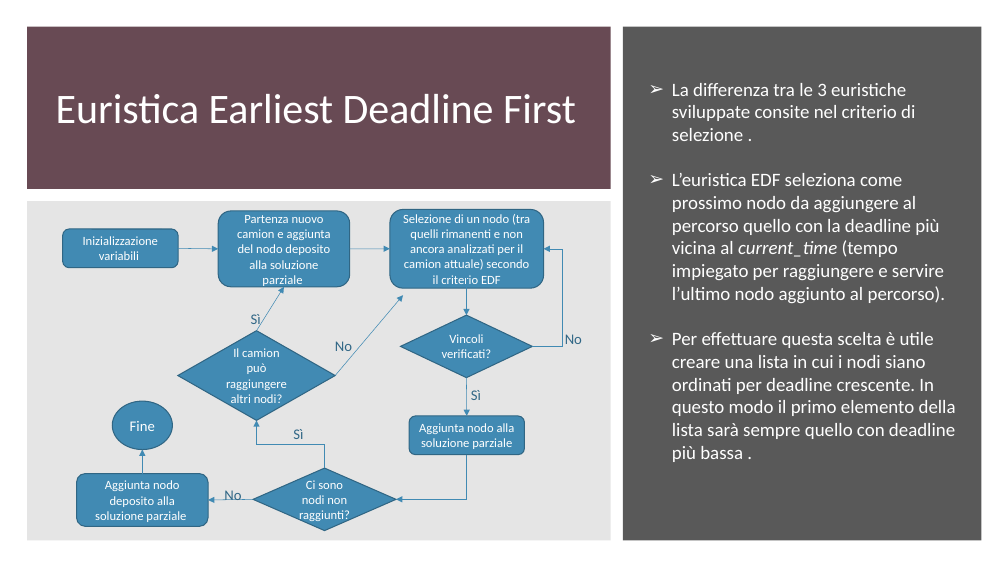
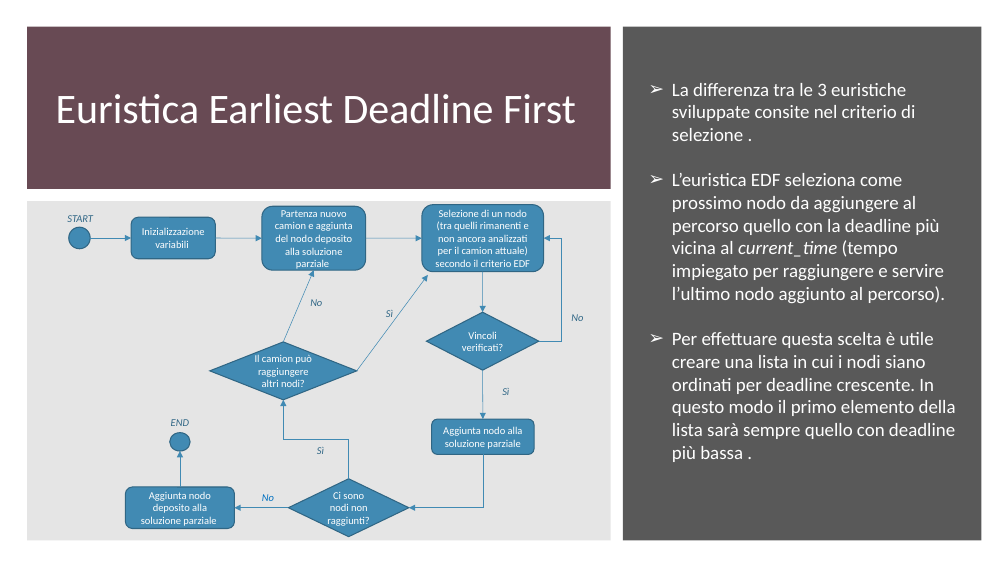
Before and after one commit to gdr-98/Greedy-heuristics-and-genetic-algorithm-for-a-CVRPTW-problem-resolution-, a slide deck: slide 10 of Elaborato.pptx. Drawn at 1008x567 pixels with LibreOffice and Linux fonts; fonts in the diff are those of the drawing. Boxes give left, top, right and bottom in pixels: in the first picture for what was removed or moved away, otherwise in the second. Text is boxed around its words. In the diff, an @@ line names an element or a change of style, - is before the commit and + after.

```diff
--- a/Elaborato.pptx
+++ b/Elaborato.pptx
@@ rounded rectangle "Partenza nuovo camion e aggiunta ...": place and size @@
-rounded rectangle "Partenza nuovo camion e aggiunta ..." at bbox=[219, 211, 350, 287]
+rounded rectangle "Partenza nuovo camion e aggiunta ..." at bbox=[262, 206, 365, 271]
@@ rounded rectangle "Selezione di un nodo (tra ...": place and size @@
-rounded rectangle "Selezione di un nodo (tra ..." at bbox=[390, 209, 544, 288]
+rounded rectangle "Selezione di un nodo (tra ..." at bbox=[422, 205, 544, 272]
@@ group added at bbox=[67, 215, 191, 451]: 2 ellipses, 2 texts, 1 arrow @@
+END
+START
@@ size 12 to 10 pt in 8 elements at bbox=[432, 419, 535, 454], bbox=[426, 312, 539, 371], bbox=[289, 479, 409, 537], bbox=[210, 342, 357, 400], bbox=[422, 205, 544, 272], bbox=[262, 206, 365, 271], bbox=[126, 487, 234, 529], bbox=[131, 217, 215, 259] @@
@@ rounded rectangle "Inizializzazione variabili": place and size @@
-rounded rectangle "Inizializzazione variabili" at bbox=[63, 229, 178, 268]
+rounded rectangle "Inizializzazione variabili" at bbox=[131, 217, 215, 259]
@@ arrow moved from (178, 249) - (219, 249) to (216, 238) - (262, 238) @@
@@ arrow moved from (350, 249) - (390, 249) to (366, 238) - (422, 238) @@
@@ elbow arrow moved from (532, 346) - (544, 249) to (539, 341) - (544, 238) @@
@@ arrow moved from (256, 330) - (284, 287) to (284, 342) - (314, 270) @@
@@ text "No": place and size @@
-text "No" at bbox=[335, 341, 352, 356]
+text "No" at bbox=[310, 299, 322, 306]
@@ arrow moved from (335, 376) - (403, 295) to (357, 371) - (428, 275) @@
@@ arrow moved from (467, 278) - (467, 315) to (483, 271) - (482, 312) @@
@@ size 14 to 10 pt, italic on in 5 elements at bbox=[502, 388, 509, 395], bbox=[571, 314, 583, 321], bbox=[317, 447, 324, 454], bbox=[310, 299, 322, 306], bbox=[386, 310, 393, 317] @@
@@ text "Sì": place and size @@
-text "Sì" at bbox=[251, 314, 261, 328]
+text "Sì" at bbox=[386, 310, 393, 317]
@@ diamond "Vincoli verificati?": place and size @@
-diamond "Vincoli verificati?" at bbox=[401, 315, 532, 378]
+diamond "Vincoli verificati?" at bbox=[426, 312, 539, 371]
@@ text "No": place and size @@
-text "No" at bbox=[565, 334, 582, 344]
+text "No" at bbox=[571, 314, 583, 321]
@@ diamond "Il camion può raggiungere altri ...": place and size @@
-diamond "Il camion può raggiungere altri ..." at bbox=[178, 330, 335, 420]
+diamond "Il camion può raggiungere altri ..." at bbox=[210, 342, 357, 400]
@@ text "Sì": place and size @@
-text "Sì" at bbox=[471, 390, 481, 400]
+text "Sì" at bbox=[502, 388, 509, 395]
@@ arrow moved from (467, 378) - (467, 416) to (482, 371) - (483, 419) @@
@@ ellipse removed at bbox=[112, 402, 172, 450] @@
-Fine
@@ elbow arrow moved from (324, 468) - (256, 420) to (349, 479) - (284, 400) @@
@@ rounded rectangle "Aggiunta nodo alla soluzione parziale": place and size @@
-rounded rectangle "Aggiunta nodo alla soluzione parziale" at bbox=[409, 416, 525, 454]
+rounded rectangle "Aggiunta nodo alla soluzione parziale" at bbox=[432, 419, 535, 454]
@@ text "Sì": place and size @@
-text "Sì" at bbox=[293, 429, 303, 439]
+text "Sì" at bbox=[317, 447, 324, 454]
@@ arrow moved from (142, 473) - (142, 450) to (180, 487) - (180, 451) @@
@@ diamond "Ci sono nodi non raggiunti?": place and size @@
-diamond "Ci sono nodi non raggiunti?" at bbox=[253, 468, 396, 531]
+diamond "Ci sono nodi non raggiunti?" at bbox=[289, 479, 409, 537]
@@ elbow arrow moved from (467, 454) - (396, 500) to (483, 454) - (409, 508) @@
@@ rounded rectangle "Aggiunta nodo deposito alla soluzione ...": place and size @@
-rounded rectangle "Aggiunta nodo deposito alla soluzione ..." at bbox=[76, 473, 208, 526]
+rounded rectangle "Aggiunta nodo deposito alla soluzione ..." at bbox=[126, 487, 234, 529]
@@ arrow moved from (253, 500) - (208, 500) to (289, 508) - (234, 508) @@
@@ text "No": place and size @@
-text "No" at bbox=[224, 490, 241, 500]
+text "No" at bbox=[262, 494, 274, 501]
@@ text "No" at bbox=[262, 494, 274, 501]: size 14 to 10 pt, text colour #316886 to #0070C0, italic on @@
```
Also in this commit, not shown: 8 other slides changed, 5 slides added.
